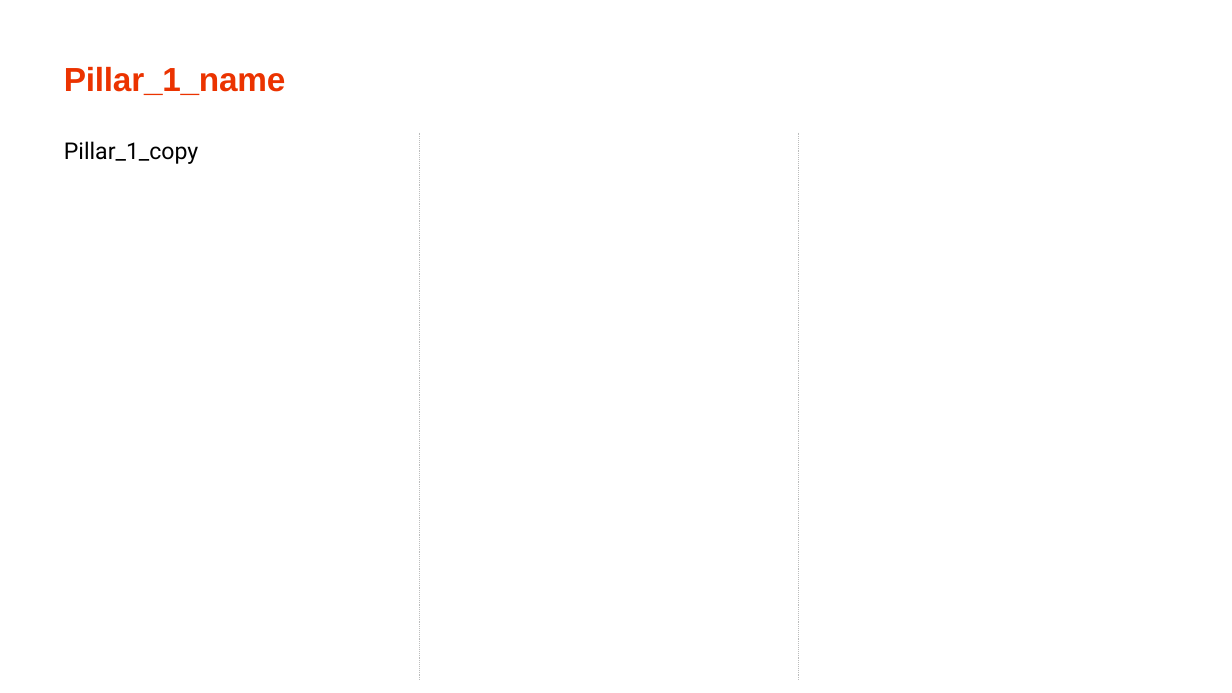
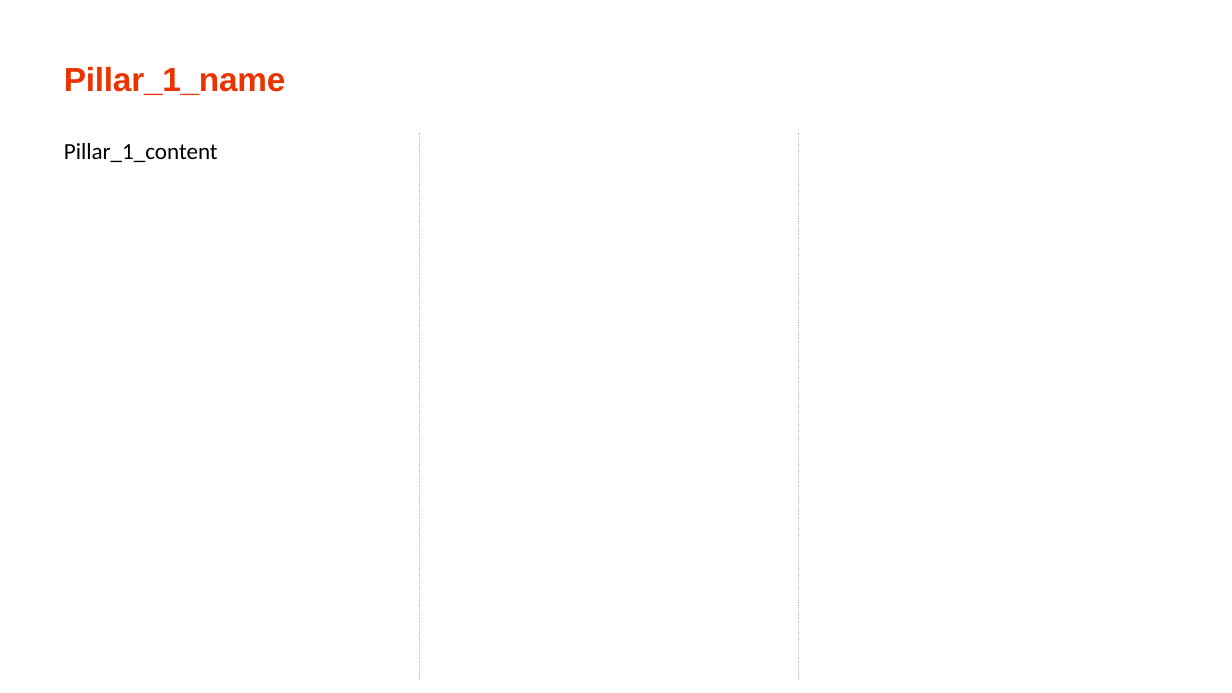
Before and after one commit to xpistos90210/templates, a slide deck: slide 1 of House_columns.pptx. Drawn at 1232x693 pixels with LibreOffice and Linux fonts; fonts in the diff are those of the drawing. Boxes give left, top, right and bottom in pixels: in the first picture for what was removed or moved away, otherwise in the second. Text is boxed around its words. In the diff, an @@ line names an element or a change of style, - is before the commit and + after.

```diff
--- a/House_columns.pptx
+++ b/House_columns.pptx
@@ text at [64,143,218,162]: text changed; font Roboto to Calibri @@
-Pillar_1_copy
+Pillar_1_content
```
Also in this commit, not shown: 3 other slides changed.
